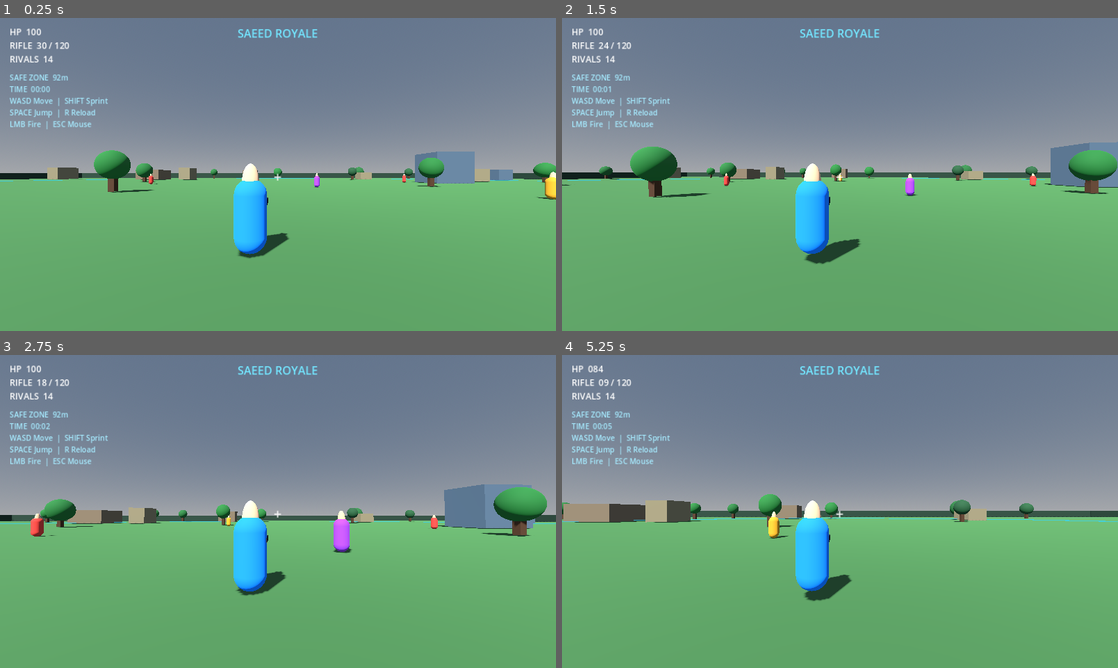
Above: before the commit, frames 1-4 (two rows, left to right).
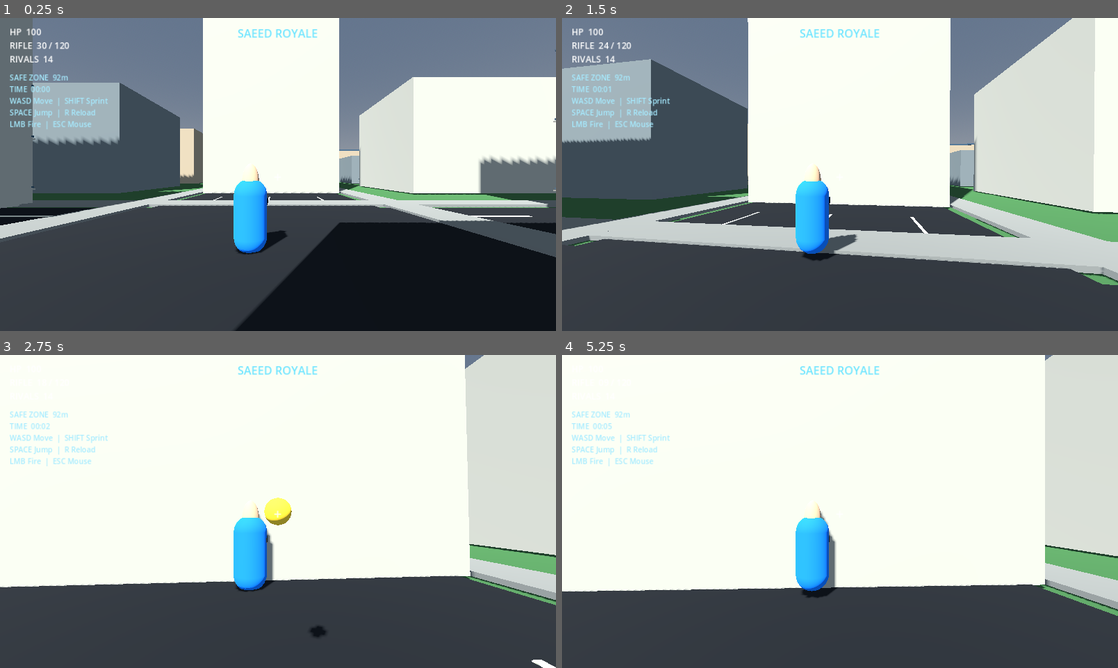
Above: after the commit, the same moments.

Repository: saeedhub101/Adam-City
Game: Godot game, scene res://main.tscn
Same seed, same stepped clock (60 frames per second), same inputs: the game is played once before the commit and once after it.
Inputs (mouse positions are in pixels of both pictures, inside the frame that each line leads up to):
- Up to frame 1 (0.25 s): no input
- Up to frame 2 (1.5 s): tap Enter (restart) at 0.5 s; move the mouse to (867, 174) at 0.52 s; press the mouse at (867, 174) at 0.53 s; hold W (move_forward) from 0.53 s (still down); tap Space (jump) at 0.77 s; move the mouse to (812, 174) at 1.27 s; release the mouse at (812, 174) at 1.28 s; tap Shift (sprint) at 1.35 s
- Up to frame 3 (2.75 s): keep holding W (move_forward); tap Space (jump) at 1.52 s; move the mouse to (289, 505) at 2.02 s; press the mouse at (289, 505) at 2.03 s
- Up to frame 4 (5.25 s): keep holding W (move_forward); move the mouse to (834, 517) at 2.77 s; release the mouse at (834, 517) at 2.78 s; tap Shift (sprint) at 2.85, 4.35 s; click (834, 517) at 2.92 s; tap Space (jump) at 3.02, 3.77, 4.52 s; move the mouse to (878, 514) at 3.52 s; press the mouse at (878, 514) at 3.53 s; move the mouse to (795, 508) at 4.27 s; release the mouse at (795, 508) at 4.28 s; move the mouse to (845, 511) at 5.02 s; press the mouse at (845, 511) at 5.03 s

The runs differ from the first frame. In frame 1, 80% of the frame differs, in the area x 0-100%, y 0-100%; in frame 2, 86%; in frame 3, 97%; in frame 4, 97%.
Error after the commit: Trying to assign value of type 'Object' to a variable of type 'Color'. (res://scripts/main.gd:166)

Commit message:
Replace box arena with dense street-oriented urban district

Diff:
--- a/SaeedRoyaleGodot/scripts/main.gd
+++ b/SaeedRoyaleGodot/scripts/main.gd
@@ -91,23 +91,8 @@
 			Vector3(-ARENA_SIZE / 2, 1, 0), Vector3(ARENA_SIZE / 2, 1, 0)][i]
 		_add_box(self, "BoundaryWall_%02d" % i, wall_pos, wall_size, Color(0.12, 0.2, 0.14), true)
 
-	for i in range(24):
-		var x := rng.randf_range(-ARENA_SIZE * 0.43, ARENA_SIZE * 0.43)
-		var z := rng.randf_range(-ARENA_SIZE * 0.43, ARENA_SIZE * 0.43)
-		if Vector2(x, z).length() < 16:
-			continue
-		var w := rng.randf_range(4.0, 10.0)
-		var d := rng.randf_range(4.0, 10.0)
-		var h := rng.randf_range(2.5, 7.0)
-		_add_box(self, "Cover_%02d" % i, Vector3(x, h / 2.0, z), Vector3(w, h, d),
-			[Color(0.43, 0.36, 0.27), Color(0.28, 0.34, 0.38), Color(0.48, 0.43, 0.31)][i % 3], true)
-
-	for i in range(38):
-		var x := rng.randf_range(-ARENA_SIZE * 0.45, ARENA_SIZE * 0.45)
-		var z := rng.randf_range(-ARENA_SIZE * 0.45, ARENA_SIZE * 0.45)
-		if Vector2(x, z).length() < 12:
-			continue
-		_add_tree(Vector3(x, 0, z))
+	_build_urban_district()
+
 
 	storm_ring = MeshInstance3D.new()
 	var ring := TorusMesh.new()
@@ -120,6 +105,83 @@
 	storm_ring.scale = Vector3(storm_radius, 1, storm_radius)
 	storm_ring.material_override = _material(Color(0.2, 0.85, 1.0, 0.7), true)
 	add_child(storm_ring)
+
+
+func _build_urban_district() -> void:
+	# Dense, street-oriented city block layout replaces the old random box obstacles.
+	# This is a gameplay-ready procedural fallback, not a substitute for a scanned city mesh.
+	var road_mat := _material(Color(0.075, 0.083, 0.09))
+	var sidewalk_mat := _material(Color(0.43, 0.42, 0.38))
+	var line_mat := _material(Color(0.82, 0.78, 0.62))
+	var asphalt := _add_box(self, "MainRoad", Vector3(0, -0.045, 0), Vector3(ARENA_SIZE, 0.08, 13.0), Color(0.075, 0.083, 0.09), false)
+	_add_box(self, "CrossRoad", Vector3(0, -0.035, 0), Vector3(13.0, 0.09, ARENA_SIZE), Color(0.075, 0.083, 0.09), false)
+	for lane in range(-8, 9, 4):
+		for seg in range(-9, 10, 2):
+			_add_box(self, "RoadMark_H", Vector3(float(seg) * 10.0, 0.012, float(lane)), Vector3(4.2, 0.025, 0.13), Color(0.86, 0.82, 0.69), false)
+			_add_box(self, "RoadMark_V", Vector3(float(lane), 0.013, float(seg) * 10.0), Vector3(0.13, 0.025, 4.2), Color(0.86, 0.82, 0.69), false)
+	for side in [-1.0, 1.0]:
+		_add_box(self, "Sidewalk_H_%s" % str(side), Vector3(0, 0.02, side * 8.1), Vector3(ARENA_SIZE, 0.16, 2.0), Color(0.48, 0.47, 0.43), false)
+		_add_box(self, "Sidewalk_V_%s" % str(side), Vector3(side * 8.1, 0.02, 0), Vector3(2.0, 0.16, ARENA_SIZE), Color(0.48, 0.47, 0.43), false)
+	var block_index := 0
+	for bx in range(-4, 5):
+		for bz in range(-4, 5):
+			var center := Vector3(float(bx) * 22.0, 0, float(bz) * 22.0)
+			if Vector2(center.x, center.z).length() < 19.0:
+				continue
+			var w := rng.randf_range(10.0, 16.0)
+			var d := rng.randf_range(10.0, 16.0)
+			var floors := rng.randi_range(2, 7)
+			var h := float(floors) * rng.randf_range(2.7, 3.15)
+			_build_detailed_building(center, Vector2(w, d), h, block_index)
+			block_index += 1
+	for i in range(32):
+		var x := rng.randf_range(-ARENA_SIZE * 0.44, ARENA_SIZE * 0.44)
+		var z := rng.randf_range(-ARENA_SIZE * 0.44, ARENA_SIZE * 0.44)
+		if absf(x) < 12.0 or absf(z) < 12.0:
+			continue
+		_add_tree(Vector3(x, 0, z))
+
+func _build_detailed_building(center: Vector3, footprint: Vector2, height: float, index: int) -> void:
+	var palettes := [
+		[Color(0.54, 0.51, 0.45), Color(0.28, 0.33, 0.36)],
+		[Color(0.65, 0.57, 0.45), Color(0.22, 0.30, 0.35)],
+		[Color(0.43, 0.45, 0.43), Color(0.18, 0.27, 0.32)],
+		[Color(0.68, 0.65, 0.57), Color(0.20, 0.31, 0.36)]
+	]
+	var palette: Array = palettes[index % palettes.size()]
+	var shell := _add_box(self, "Building_%03d" % index, center + Vector3(0, height * 0.5, 0),
+		Vector3(footprint.x, height, footprint.y), palette[0], true)
+	var trim := _material(Color(0.16, 0.18, 0.19))
+	var glass := _material(Color(0.10, 0.22, 0.28))
+	var lit_glass := _material(Color(0.68, 0.58, 0.36))
+	# Recessed-looking window panels, horizontal floor bands and roof parapets.
+	var columns := maxi(2, int(footprint.x / 2.0))
+	var rows := maxi(1, int(height / 2.8) - 1)
+	for floor_idx in range(rows):
+		var y := center.y + 1.1 + float(floor_idx) * (height - 1.6) / float(rows)
+		_add_box(self, "FloorBand", Vector3(center.x, y, center.z - footprint.y * 0.501), Vector3(footprint.x + 0.05, 0.11, 0.12), palette[1], false)
+		for col in range(columns):
+			var x := center.x - footprint.x * 0.5 + (float(col) + 0.5) * footprint.x / float(columns)
+			var window_width := footprint.x / float(columns) * 0.57
+			var win_color: Color = lit_glass if rng.randf() < 0.16 else palette[1]
+			_add_box(self, "WindowFront", Vector3(x, y + 0.45, center.z - footprint.y * 0.506),
+				Vector3(window_width, 0.9, 0.07), win_color, false)
+			_add_box(self, "WindowFrameTop", Vector3(x, y + 0.94, center.z - footprint.y * 0.512),
+				Vector3(window_width + 0.08, 0.07, 0.09), trim.albedo_color, false)
+		_add_box(self, "FacadeBand", Vector3(center.x, y - 0.13, center.z - footprint.y * 0.508),
+			Vector3(footprint.x, 0.08, 0.1), palette[0], false)
+	_add_box(self, "RoofParapet", Vector3(center.x, center.y + height + 0.18, center.z),
+		Vector3(footprint.x + 0.3, 0.36, footprint.y + 0.3), palette[1], false)
+	# Side windows add depth and stop the blocks reading as single flat cubes.
+	for floor_idx in range(rows):
+		var y := center.y + 1.25 + float(floor_idx) * (height - 1.8) / float(rows)
+		for col in range(maxi(2, int(footprint.y / 2.2))):
+			var z := center.z - footprint.y * 0.5 + (float(col) + 0.5) * footprint.y / float(maxi(2, int(footprint.y / 2.2)))
+			_add_box(self, "WindowSide", Vector3(center.x + footprint.x * 0.506, y + 0.3, z),
+				Vector3(0.07, 0.72, 0.62), palette[1], false)
+	# A simple ground-floor shopfront differentiates street-level facades.
+	_add_box(self, "Shopfront", Vector3(center.x, 1.15, center.z - footprint.y * 0.509),
+		Vector3(footprint.x * 0.62, 1.8, 0.08), Color(0.08, 0.14, 0.17), false)
 
 func _add_tree(pos: Vector3) -> void:
 	_add_box(self, "TreeTrunk", pos + Vector3(0, 1.1, 0), Vector3(0.65, 2.2, 0.65), Color(0.27, 0.17, 0.1), true)
